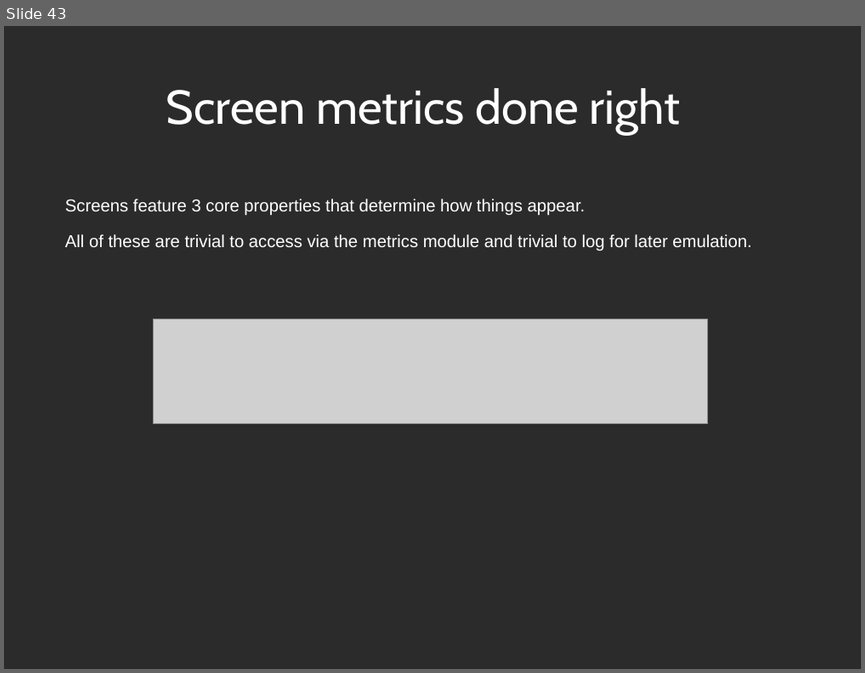
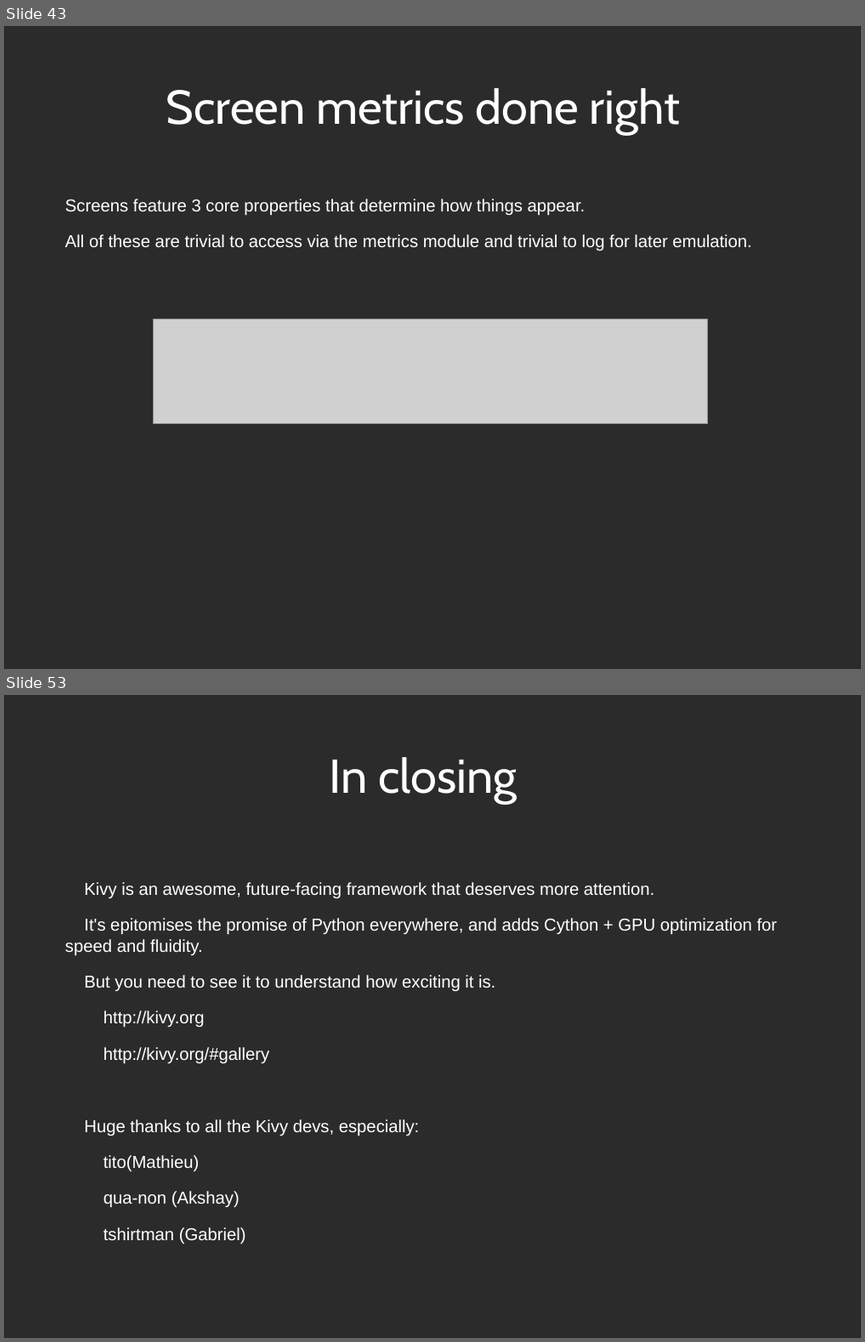
Before and after one commit to Zen-CODE/kivybits, a slide deck: PyCon/ZA 2013/PyCon.odp. Shown one above the other, each under a label of ours: slide 43 before the commit, slides 43 and 53 after it; the slides between them are not shown. The pictures are 865x673 and 865x1342 pixels, drawn with LibreOffice and Linux fonts; fonts in the diff are those of the drawing; grey boxes stand for pictures; background and template pictures are left out; a plain dark background stands for a picture behind light text. Boxes give left, top, right and bottom in pixels: in the first picture for what was removed or moved away, otherwise in the second. Text is boxed around its words. In the diff, an @@ line names an element or a change of style, - is before the commit and + after.

```diff
--- a/PyCon/ZA 2013/PyCon.odp
+++ b/PyCon/ZA 2013/PyCon.odp
@@ slide 53 added at bbox=[4, 695, 861, 1338], background picture (left out) @@
@@ title added at bbox=[330, 757, 517, 804], 44 pt, text #FFFFFF @@
+In closing
@@ text added at bbox=[65, 882, 778, 1244], 16 pt, text #FFFFFF @@
+Kivy is an awesome, future-facing framework that deserves more attention.
+It's epitomises the promise of Python everywhere, and adds Cython + GPU optimization for speed and fluidity.
+But you need to see it to understand how exciting it is.
+http://kivy.org
+http://kivy.org/#gallery
+Huge thanks to all the Kivy devs, especially:
+tito(Mathieu)
+qua-non (Akshay)
+tshirtman (Gabriel)
```
Also in this commit, not shown: 6 slides changed, 8 other slides added, 1 other file.
